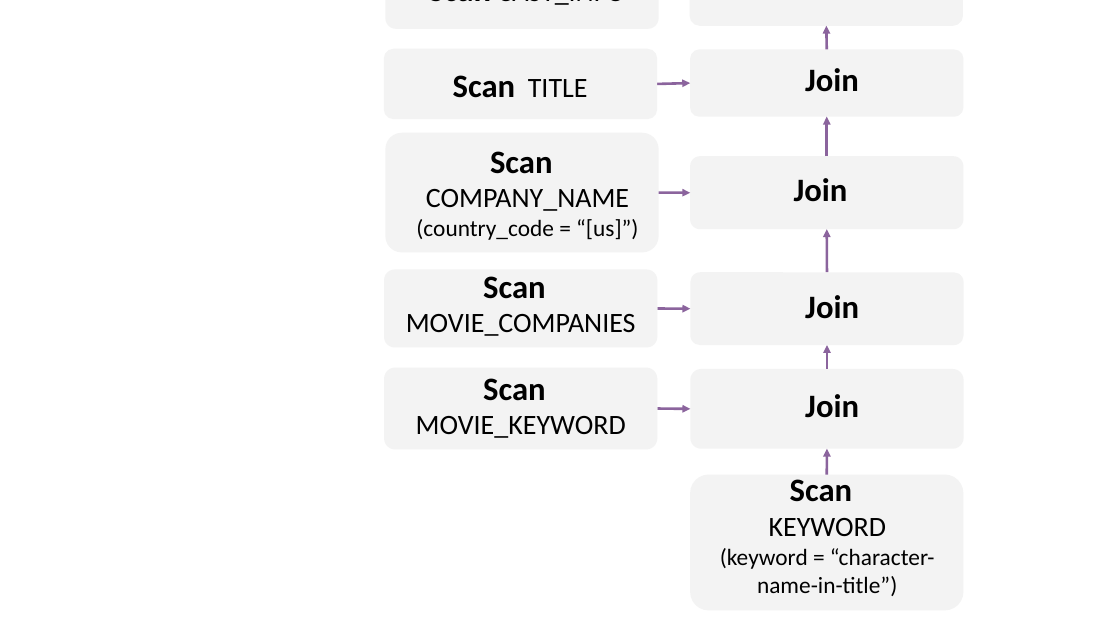
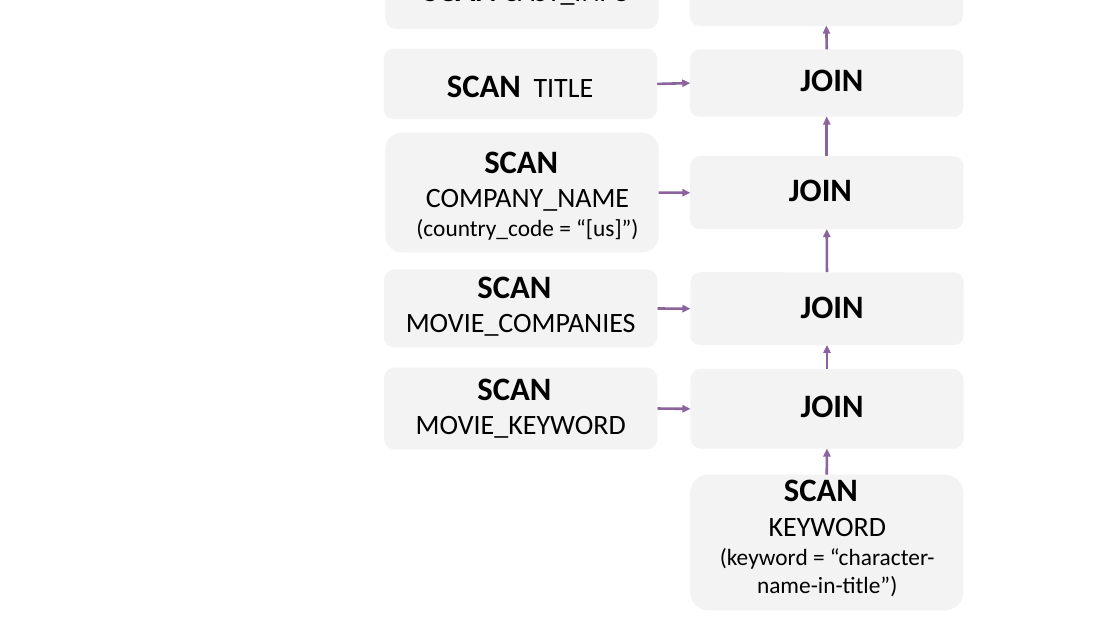
Before and after one commit to GraphScope/relgo, a slide deck: slide 5 of revise.pptx. Drawn at 1120x630 pixels with LibreOffice and Linux fonts; fonts in the diff are those of the drawing. Boxes give left, top, right and bottom in pixels: in the first picture for what was removed or moved away, otherwise in the second. Text is boxed around its words. In the diff, an @@ line names an element or a change of style, - is before the commit and + after.

```diff
--- a/revise.pptx
+++ b/revise.pptx
@@ text at bbox=[423, 0, 631, 5]: text changed @@
-Scan CAST_INFO
+SCAN CAST_INFO
@@ text at bbox=[447, 75, 594, 98]: text changed @@
-Scan TITLE
+SCAN TITLE
@@ text at bbox=[800, 69, 863, 92]: text changed @@
-Join
+JOIN
@@ text at bbox=[484, 151, 558, 174]: text changed @@
-Scan
+SCAN
@@ text at bbox=[789, 179, 852, 202]: text changed @@
-Join
+JOIN
@@ text at bbox=[477, 276, 551, 299]: text changed @@
-Scan
+SCAN
@@ text at bbox=[801, 296, 864, 319]: text changed @@
-Join
+JOIN
@@ text at bbox=[477, 378, 551, 401]: text changed @@
-Scan
+SCAN
@@ text at bbox=[801, 395, 864, 418]: text changed @@
-Join
+JOIN
@@ text at bbox=[784, 479, 858, 502]: text changed @@
-Scan
+SCAN
```
Also in this commit, not shown: 1 other slide changed, 18 other files.
